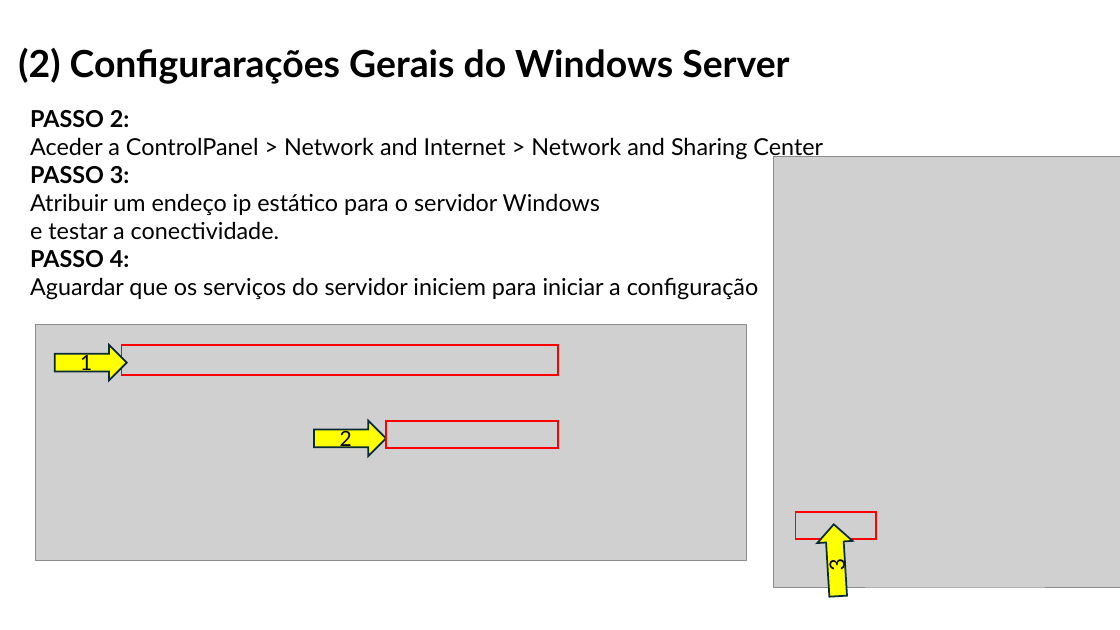
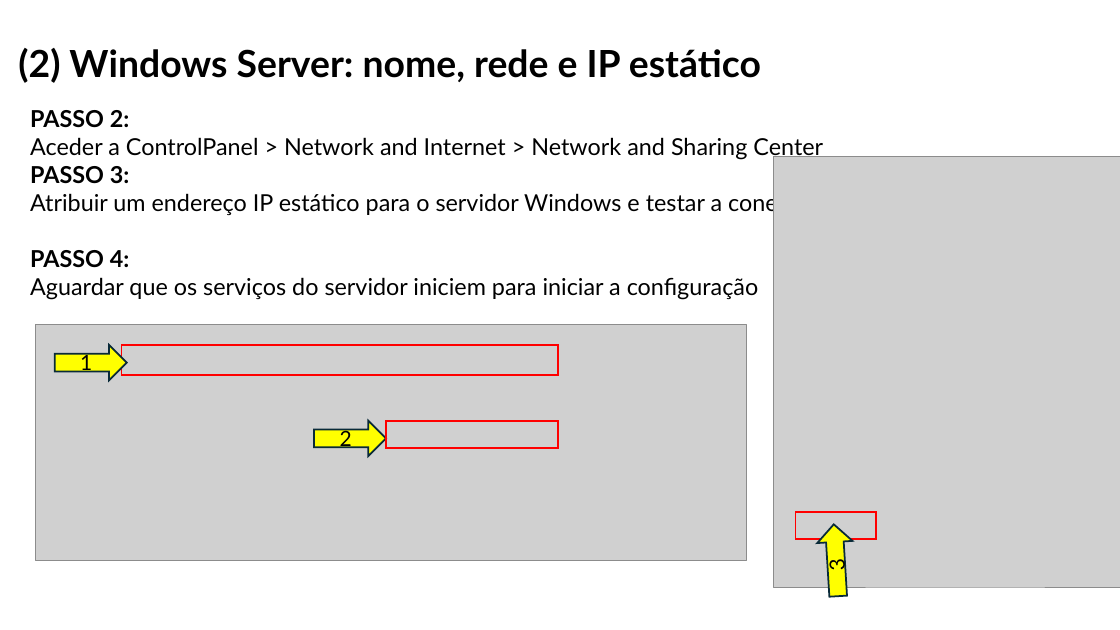
Before and after one commit to orlandonss/TrabalhoSR2, a slide deck: slide 7 of Apresentacoes_Workshop/WORKSHOP WINDOWS AD DS & LINUX SERVICES.pptx. Drawn at 1120x630 pixels with LibreOffice and Linux fonts; fonts in the diff are those of the drawing; grey boxes stand for pictures. Boxes give left, top, right and bottom in pixels: in the first picture for what was removed or moved away, otherwise in the second. Text is boxed around its words. In the diff, an @@ line names an element or a change of style, - is before the commit and + after.

```diff
--- a/Apresentacoes_Workshop/WORKSHOP WINDOWS AD DS & LINUX SERVICES.pptx
+++ b/Apresentacoes_Workshop/WORKSHOP WINDOWS AD DS & LINUX SERVICES.pptx
@@ title at <box>18,48,761,83</box>: text changed @@
-(2) Configurarações Gerais do Windows Server
+(2) Windows Server: nome, rede e IP estático
@@ text at <box>30,166,876,300</box>: text changed @@
-PASSO 3:
-Atribuir um endeço ip estático para o servidor Windows
-e testar a conectividade.
-PASSO 4:
-Aguardar que os serviços do servidor iniciem para iniciar a configuração
+PASSO 3:
+Atribuir um endereço IP estático para o servidor Windows e testar a conectividade.
+PASSO 4:
+Aguardar que os serviços do servidor iniciem para iniciar a configuração
```
Also in this commit, not shown: 34 other slides changed, 6 slides added, 9 slides removed, 2 other files.
